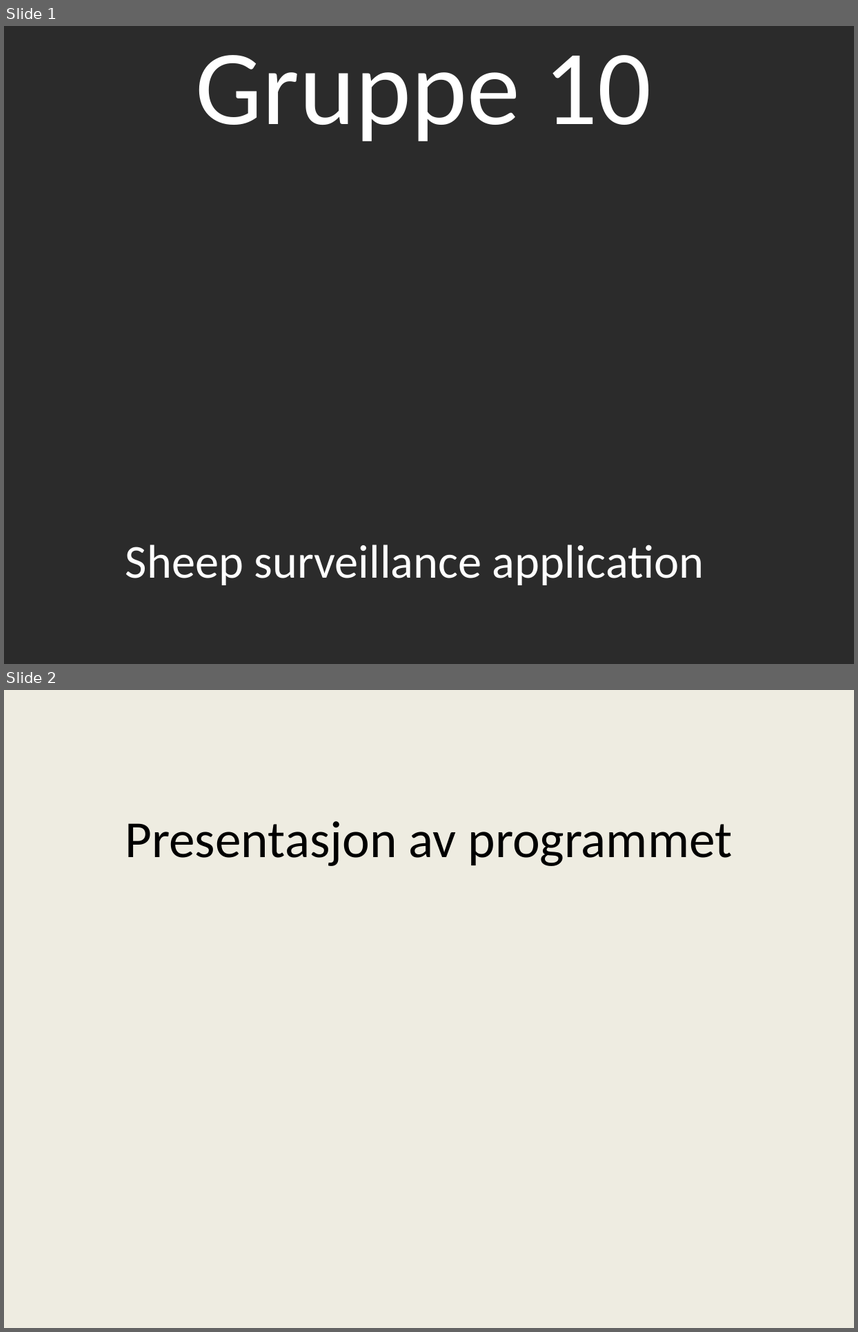
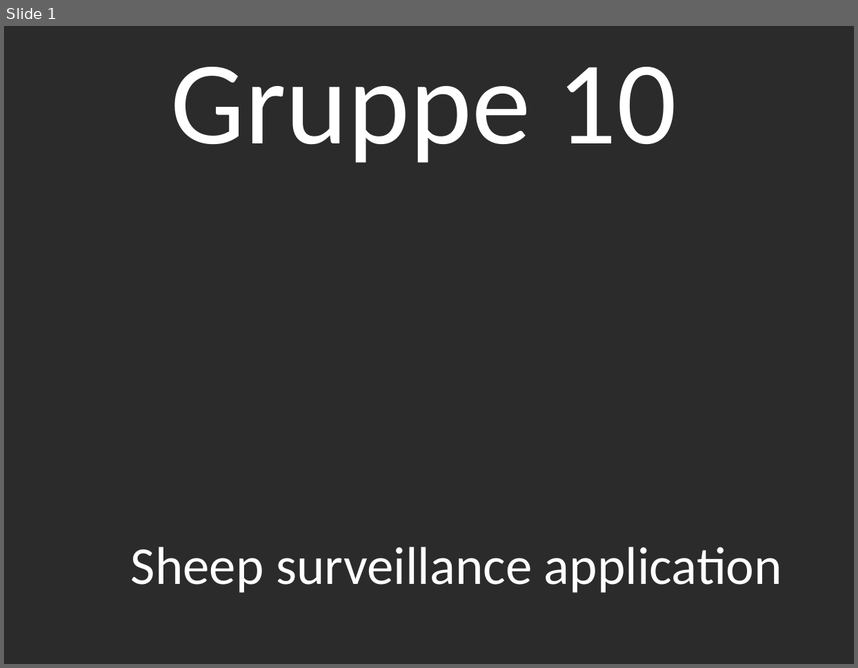
Before and after one commit to perok/it1901_sheep, a slide deck: Presentasjon/Presentation.pptx. Shown one above the other, each under a label of ours: slides 1 and 2 before the commit, slide 1 after it. The pictures are 858x1332 and 858x668 pixels, drawn with LibreOffice and Linux fonts; fonts in the diff are those of the drawing; background and template pictures are left out; a plain dark background stands for a picture behind light text. Boxes give left, top, right and bottom in pixels: in the first picture for what was removed or moved away, otherwise in the second. Text is boxed around its words. In the diff, an @@ line names an element or a change of style, - is before the commit and + after.

```diff
--- a/Presentasjon/Presentation.pptx
+++ b/Presentasjon/Presentation.pptx
@@ slide 2 removed at (x1=4, y1=690, x2=854, y2=1328), background #EEECE1 @@
@@ title removed at (x1=125, y1=821, x2=733, y2=866) @@
-Presentasjon av programmet
@@ slide 1 changed as well @@
@@ text "Gruppe 10" moved from (x1=196, y1=55, x2=651, y2=141) to (x1=170, y1=67, x2=677, y2=163) @@
@@ text "Gruppe 10" at (x1=170, y1=67, x2=677, y2=163): size 90 to 100 pt @@
@@ text "Sheep surveillance application" at (x1=131, y1=546, x2=782, y2=592): size 40 to 45 pt; more space between paragraphs @@
```
Also in this commit, not shown: 2 slides added, 5 other slides removed, 11 other files.
